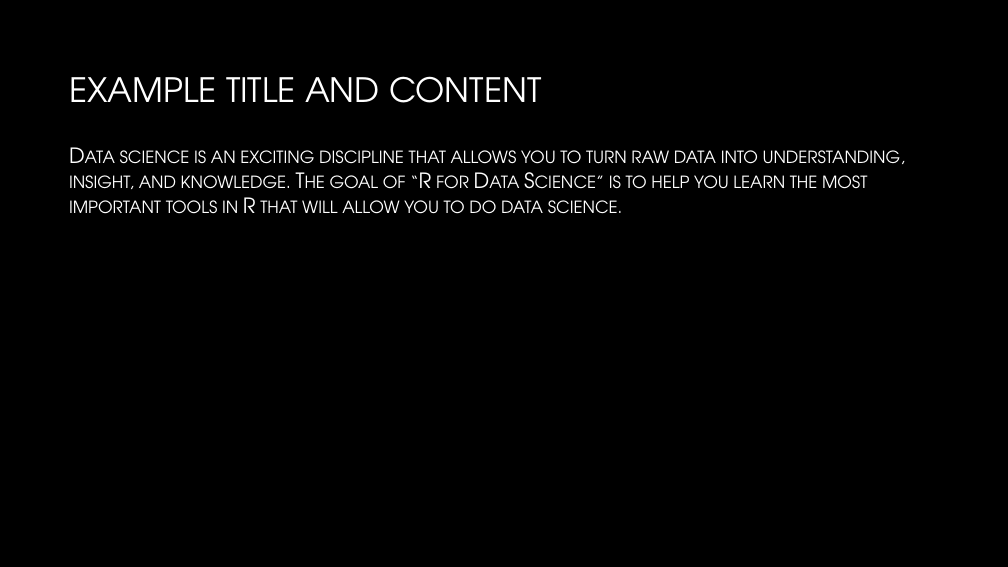
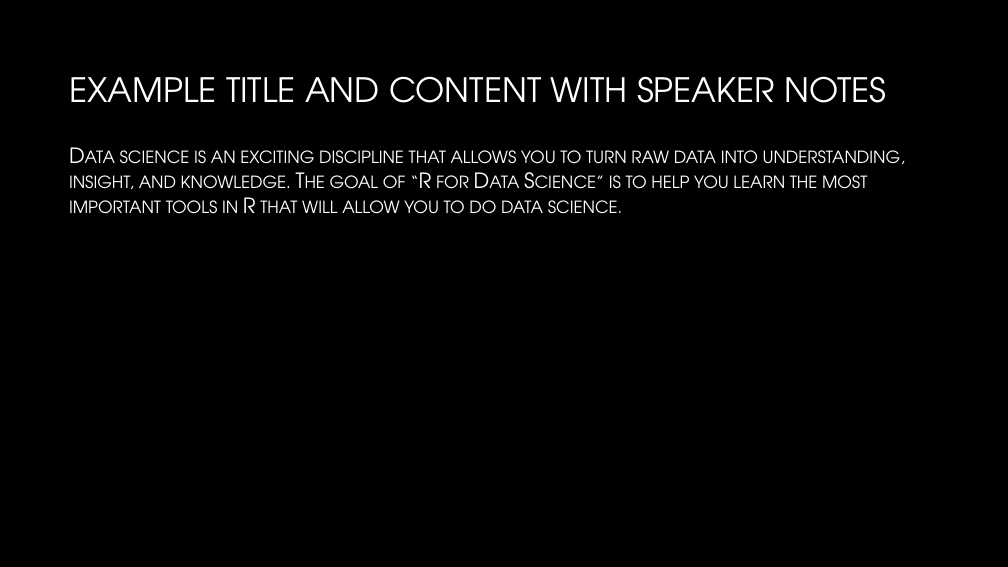
Before and after one commit to sol-eng/powerpoint, a slide deck: slide 6 of templates/reference-docs.pptx. Drawn at 1008x567 pixels with LibreOffice and Linux fonts; fonts in the diff are those of the drawing; background and template pictures are left out. Boxes give left, top, right and bottom in pixels: in the first picture for what was removed or moved away, otherwise in the second. Text is boxed around its words. In the diff, an @@ line names an element or a change of style, - is before the commit and + after.

```diff
--- a/templates/reference-docs.pptx
+++ b/templates/reference-docs.pptx
@@ title at (x1=69, y1=76, x2=886, y2=103): text changed @@
-EXAMPLE TITLE AND CONTENT
+EXAMPLE TITLE AND CONTENT WITH SPEAKER NOTES
```
Also in this commit, not shown: 1 other file.
